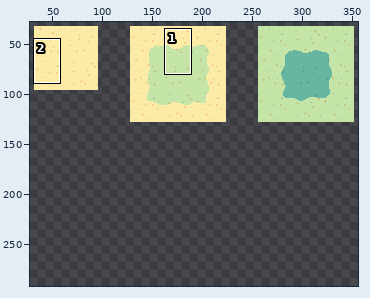
File history of a pixel-art file, assets/ase/tilemap.aseprite. Above, an overview of the earlier version with the close-up marked.
Close-up. Before the edit:
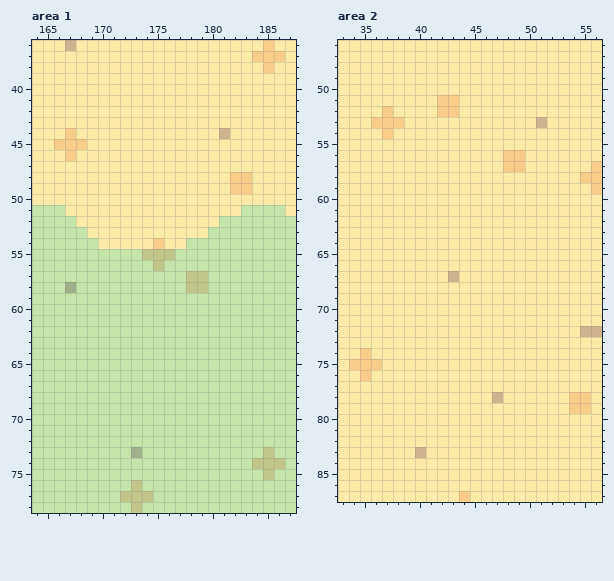
512x512 pixels, 1 frame. Shown: area 1: x 164..187, y 36..78; area 2: x 33..56, y 46..87. The wide view leaves out empty margins. The commit also changed other parts of the picture, which this record leaves out.
The result:
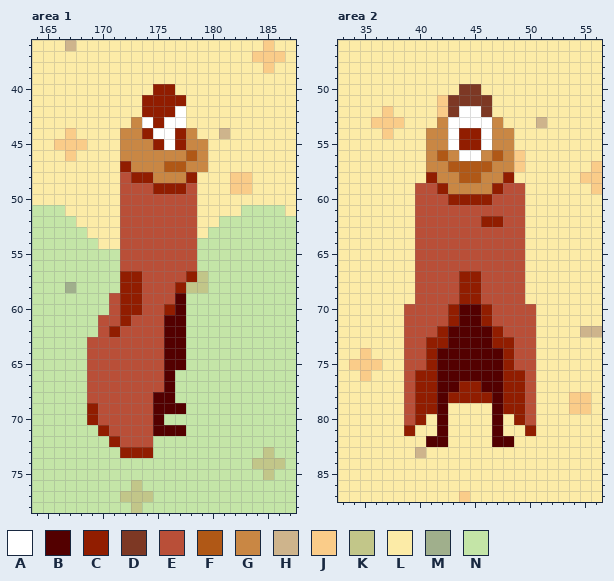
Palette (. is transparent): A #ffffff  B #530000  C #911d00  D #7d3824  E #b94f38  F #b05816  G #c98744  H #ceb48c  J #facc89  K #c2c689  L #fceba7  M #a0af8c  N #c4e5a7
The exact change:
layer "TM/sand" added
layer "Layer 3" added
layer "TM/tilemap" removed
Changed rows in their new state; - is an unchanged pixel.
Area 1, layer "Layer 3":
first column x 169:
40 ------CC---
41 -----CCCC--
42 -----CCCA--
43 ----GACAA--
44 ---GGCAACG-
45 ---GGGCACGG
46 ---GGGGGGFG
47 ---CGGGFFGG
48 ---ECCGGGC-
49 ---EEECCCE-
50 ---EEEEEEE-
51 ---EEEEEEE-
52 ---EEEEEEE-
53 ---EEEEEEE-
54 ---EEEEEEE-
55 ---EEEEEEE-
56 ---EEEEEEE-
57 ---CCEEEEC-
58 ---CCEEEC--
59 --ECCEEEB--
60 --ECCEECB--
61 -EECEEEBB--
62 -ECEEEEBB--
63 EEEEEEEBB--
64 EEEEEEEBB--
65 EEEEEEEBB--
66 EEEEEEEB---
67 EEEEEEEB---
68 EEEEEEBB---
69 CEEEEEBBB--
70 CEEEEEB----
71 -CEEEEBBB--
72 --CEEE-----
73 ---CCC-----
Area 2, layer "Layer 3":
first column x 39:
50 -----DD-----
51 ----DDDD----
52 ----DAAD----
53 ---GAAAAG---
54 --GGACCAGG--
55 --GGACCAGG--
56 --GFGAAGFG--
57 --GGFFFFGG--
58 --CGGFFGGC--
59 -EECGGGGCEE-
60 -EEECCCCEEE-
61 -EEEEEEEEEE-
62 -EEEEEECCEE-
63 -EEEEEEEEEE-
64 -EEEEEEEEEE-
65 -EEEEEEEEEE-
66 -EEEEEEEEEE-
67 -EEEECCEEEE-
68 -EEEECCEEEE-
69 -EEEECCEEEE-
70 EEEECBBCEEEE
71 EEEECBBCEEEE
72 EEECBBBBCEEE
73 EECCBBBBCCEE
74 EECBBBBBBCEE
75 EECBBBBBBCEE
76 ECCBBBBBBCCE
77 ECCBBCCBBCCE
78 ECCBCCCCBCCE
79 ECCB----BCCE
80 EC-B----B-CE
81 C--B----B--C
82 --BB----BB--
Changed places in both close-ups, as pixel boxes (x1, y1, x2, y2):
changed: (87, 84, 208, 458)
changed: (404, 84, 536, 447)
